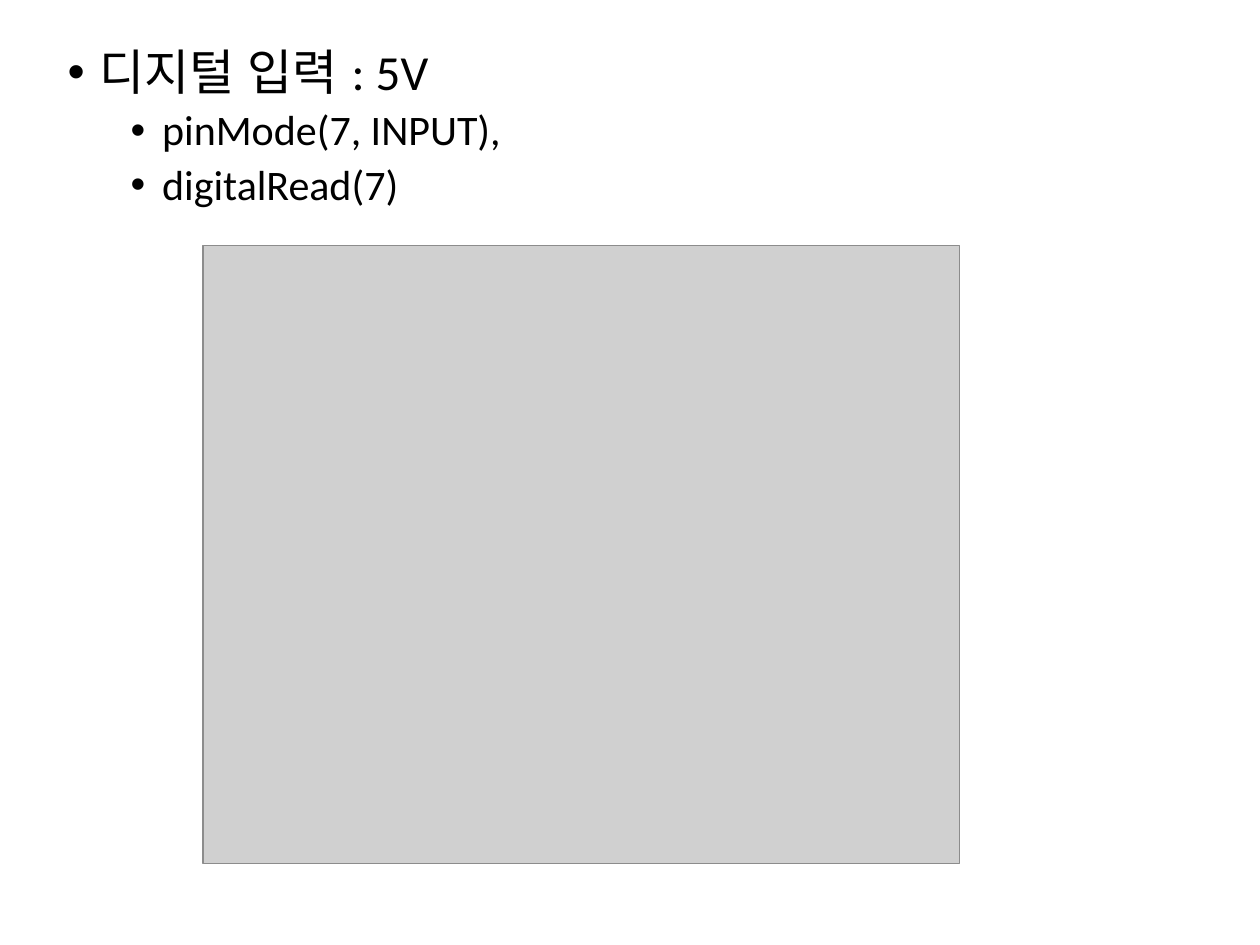
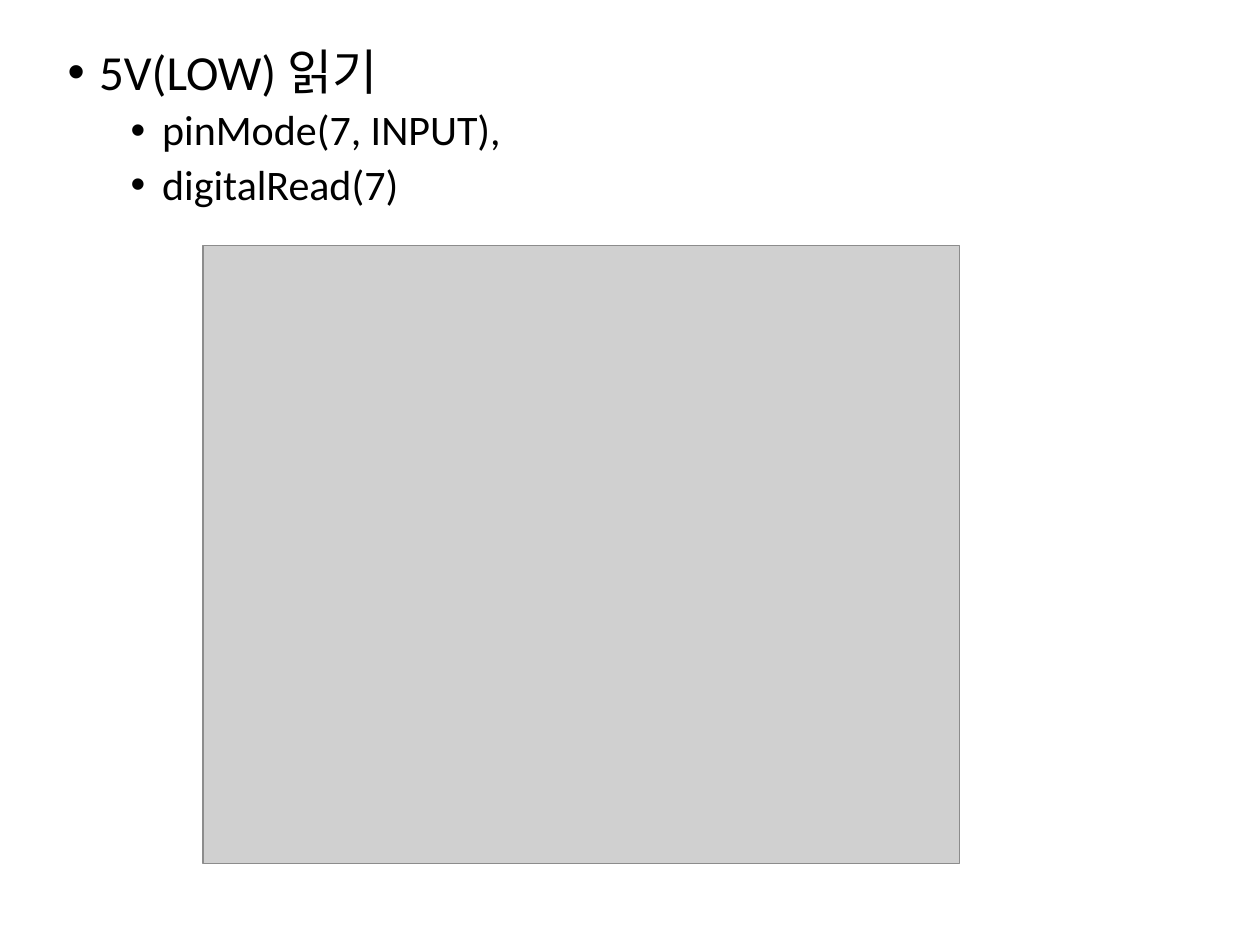
Before and after one commit to iot2019/Week04, a slide deck: slide 8 of Week04.pptx. Drawn at 1260x945 pixels with LibreOffice and Linux fonts; fonts in the diff are those of the drawing; grey boxes stand for pictures. Boxes give left, top, right and bottom in pixels: in the first picture for what was removed or moved away, otherwise in the second. Text is boxed around its words. In the diff, an @@ line names an element or a change of style, - is before the commit and + after.

```diff
--- a/Week04.pptx
+++ b/Week04.pptx
@@ text at [99, 49, 377, 97]: text changed @@
-• 디지털 입력 : 5V
+• 5V(LOW) 읽기
```
Also in this commit, not shown: 2 other slides changed, 2 slides added, 2 slides removed.
